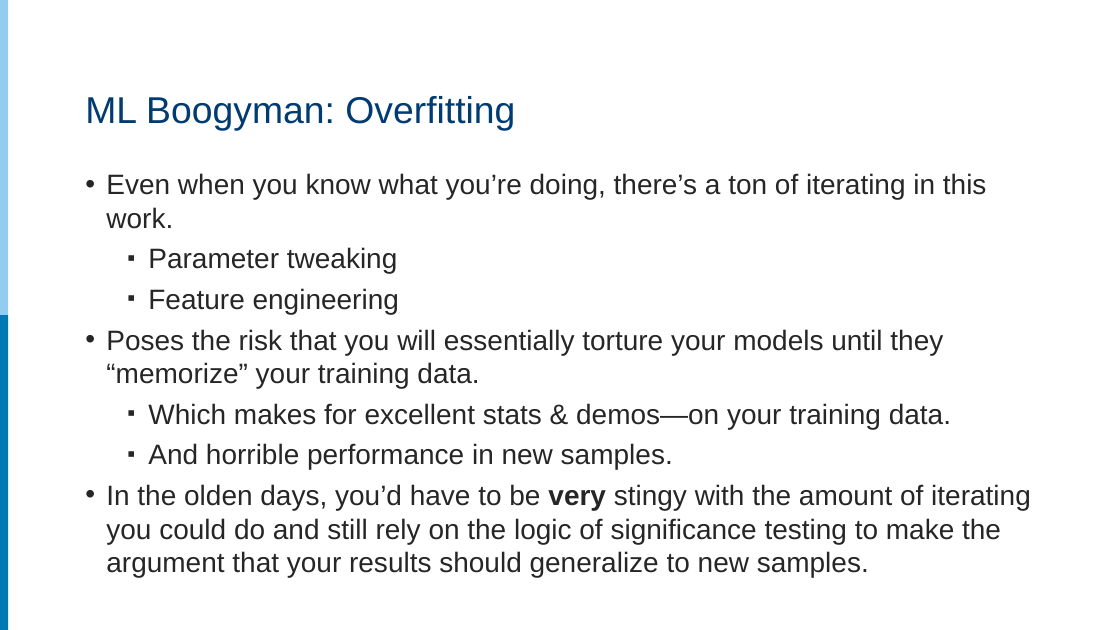
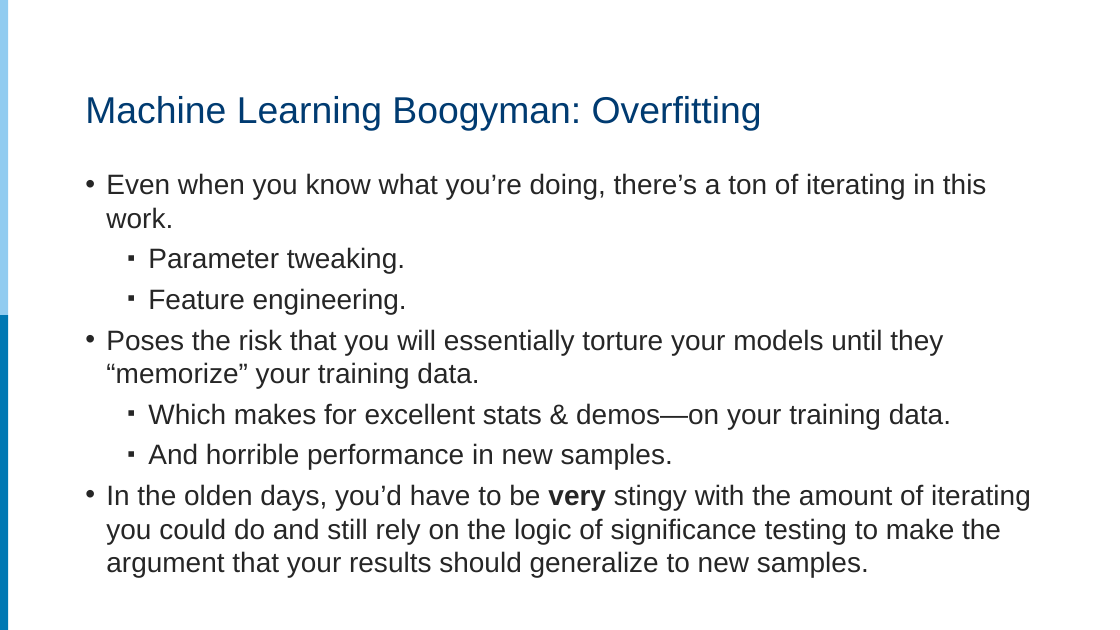
Before and after one commit to rpardee/hcsrn_2019, a slide deck: slide 6 of analytics_for_hmos.pptx (slide 8 before the commit). Drawn at 1120x630 pixels with LibreOffice and Linux fonts; fonts in the diff are those of the drawing. Boxes give left, top, right and bottom in pixels: in the first picture for what was removed or moved away, otherwise in the second. Text is boxed around its words. In the diff, an @@ line names an element or a change of style, - is before the commit and + after.

```diff
--- a/analytics_for_hmos.pptx
+++ b/analytics_for_hmos.pptx
@@ title at box(85, 96, 762, 130): text changed @@
-ML Boogyman: Overfitting
+Machine Learning Boogyman: Overfitting
@@ text at box(148, 247, 407, 314): text changed @@
-  ▪ Parameter tweaking
-  ▪ Feature engineering
+  ▪ Parameter tweaking.
+  ▪ Feature engineering.
```
Also in this commit, not shown: 9 other slides changed, 5 slides added.
